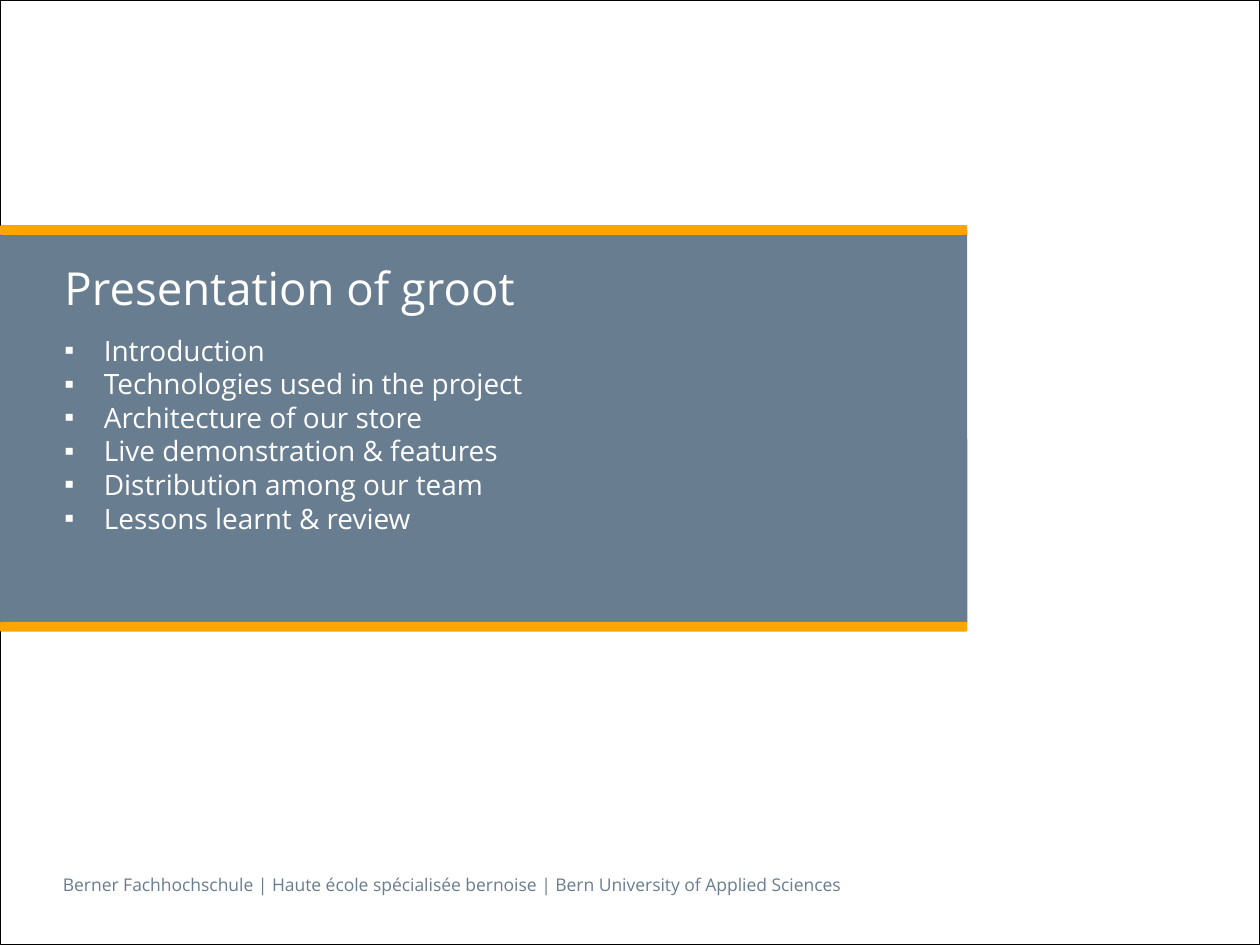
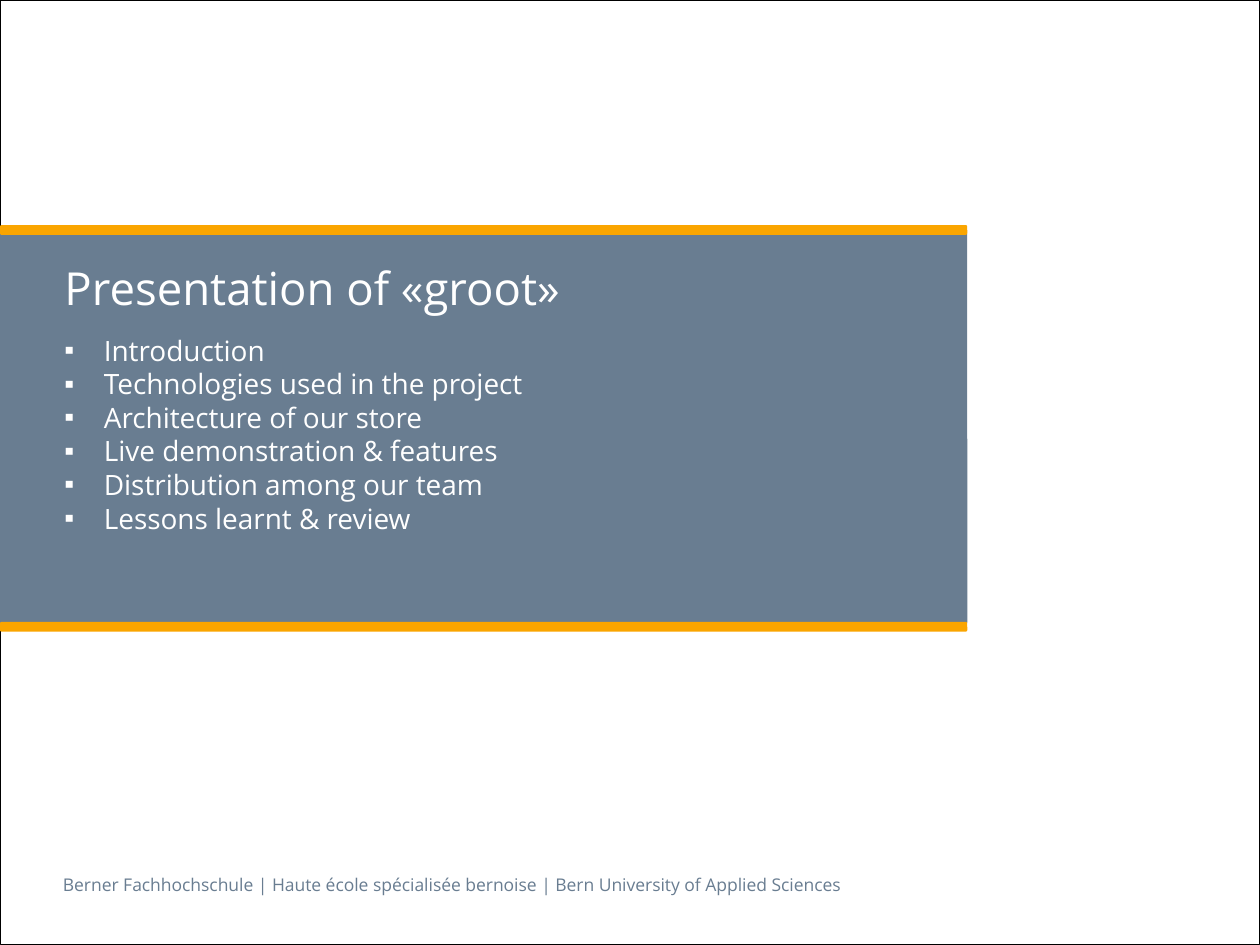
Before and after one commit to Makae/ch.bfh.bti7054.w2014.q.groot, a slide deck: slide 2 of trunk/doc/Presentation.pptx. Drawn at 1260x945 pixels with LibreOffice and Linux fonts; fonts in the diff are those of the drawing; background and template pictures are left out. Boxes give left, top, right and bottom in pixels: in the first picture for what was removed or moved away, otherwise in the second. Text is boxed around its words. In the diff, an @@ line names an element or a change of style, - is before the commit and + after.

```diff
--- a/trunk/doc/Presentation.pptx
+++ b/trunk/doc/Presentation.pptx
@@ title at <box>64,270,560,316</box>: text changed @@
-Presentation of groot
+Presentation of «groot»
```
Also in this commit, not shown: 9 other slides changed, 1 slide added.
